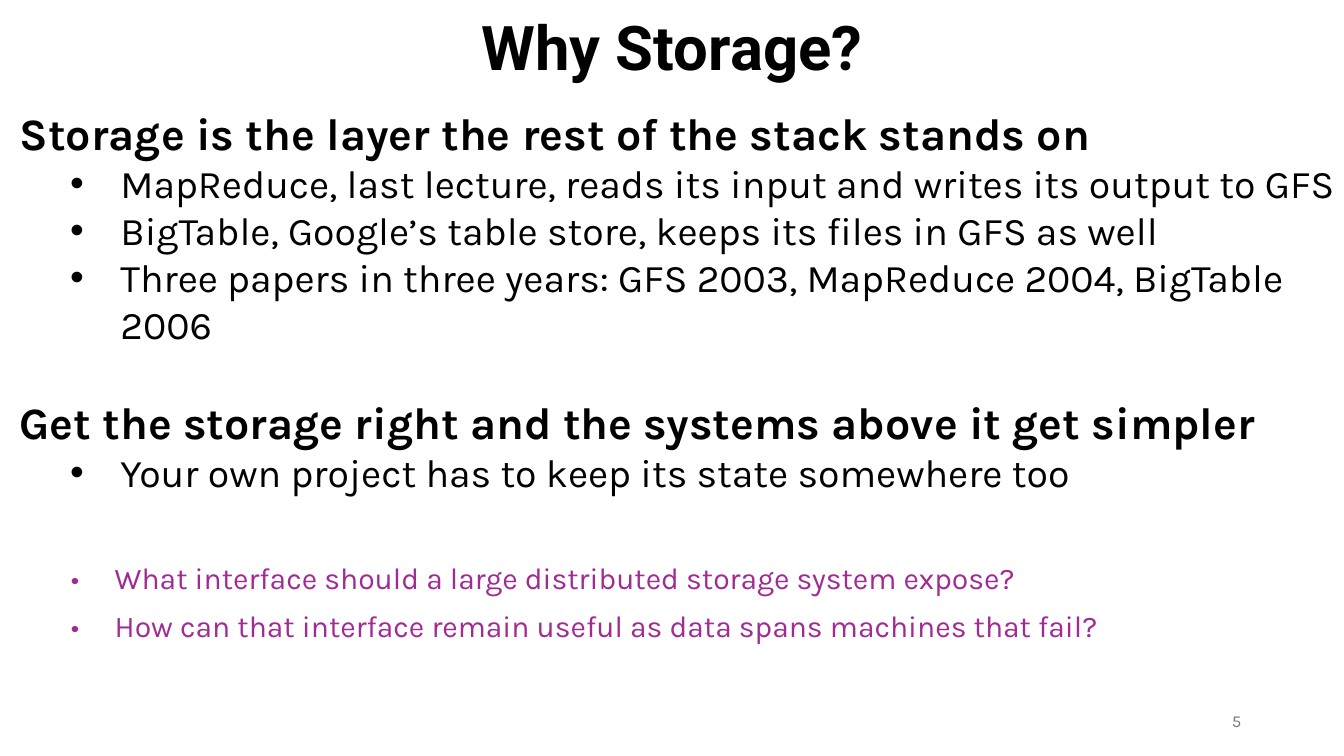
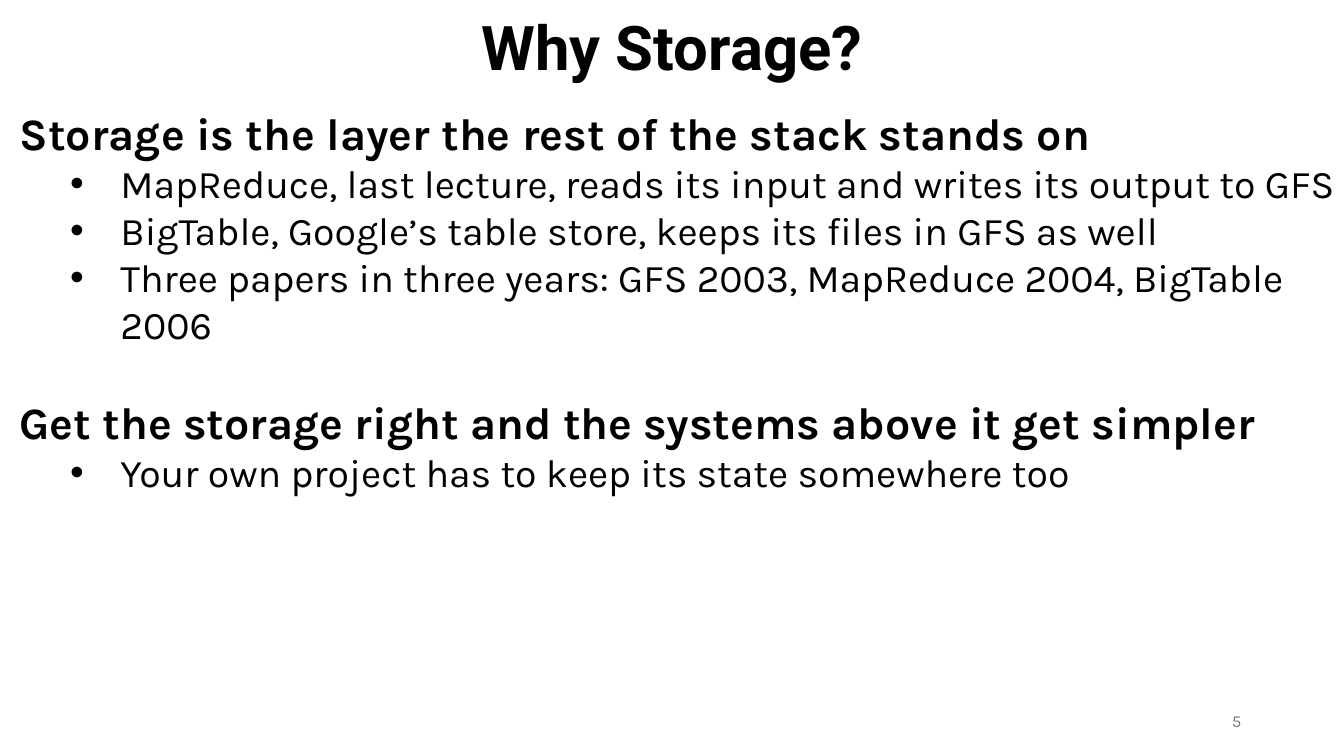
Before and after one commit to ec528/ec528.github.io, a slide deck: slide 5 of slides/fall26/4-gfs.pptx. Drawn at 1344x756 pixels with LibreOffice and Linux fonts; fonts in the diff are those of the drawing. Boxes give left, top, right and bottom in pixels: in the first picture for what was removed or moved away, otherwise in the second. Text is boxed around its words. In the diff, an @@ line names an element or a change of style, - is before the commit and + after.

```diff
--- a/slides/fall26/4-gfs.pptx
+++ b/slides/fall26/4-gfs.pptx
@@ text removed at (115, 568, 1015, 596) @@
-• What interface should a large distributed storage system expose?
@@ text removed at (115, 616, 1097, 644) @@
-• How can that interface remain useful as data spans machines that fail?
```
Also in this commit, not shown: 1 other slide changed, 2 slides added, 1 slide removed.
